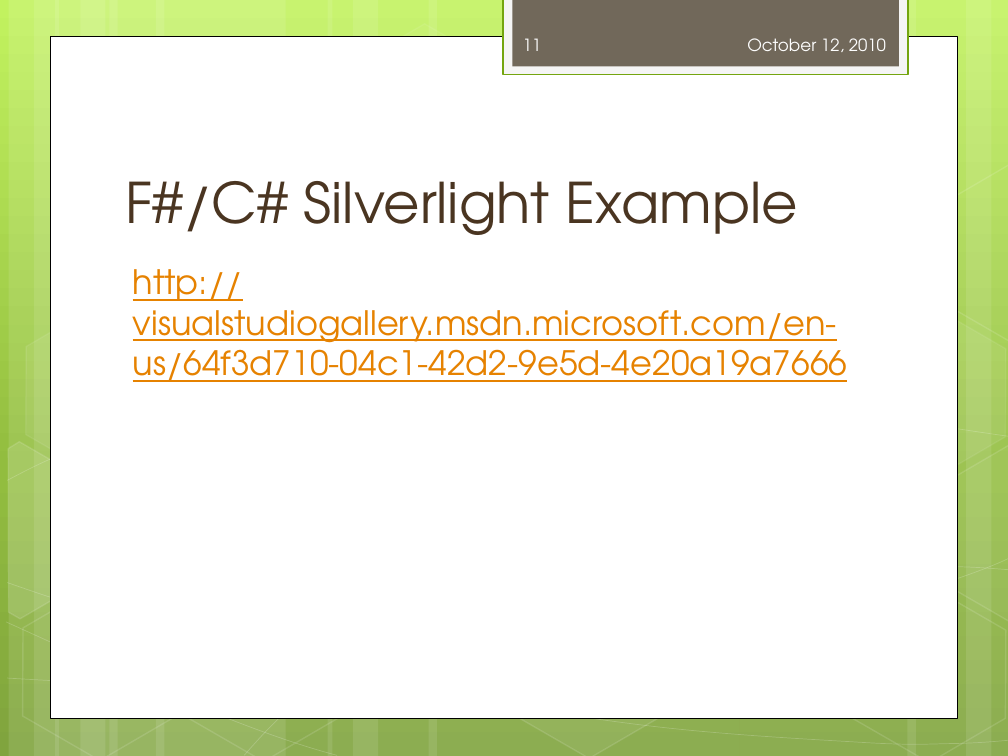
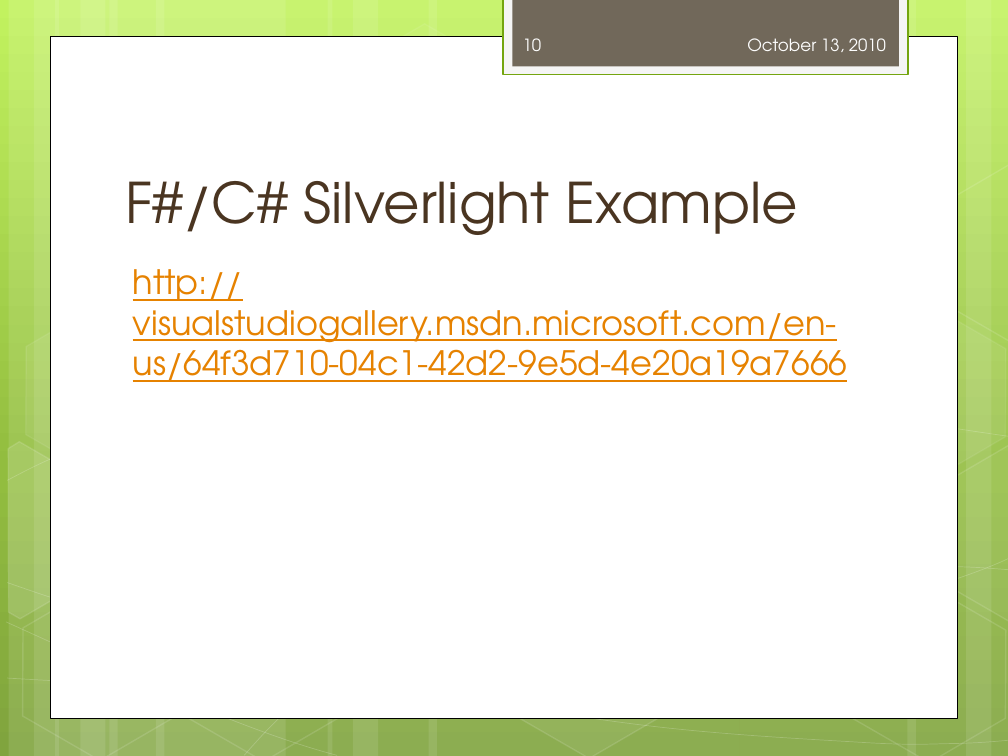
Before and after one commit to dmohl/GettingStartedWithWebDevInFSharpPresentation, a slide deck: slide 10 of Getting Started with Web Development in F#.pptx (slide 11 before the commit). Drawn at 1008x756 pixels with LibreOffice and Linux fonts; fonts in the diff are those of the drawing. Boxes give left, top, right and bottom in pixels: in the first picture for what was removed or moved away, otherwise in the second. Text is boxed around its words. In the diff, an @@ line names an element or a change of style, - is before the commit and + after.

```diff
--- a/Getting Started with Web Development in F#.pptx
+++ b/Getting Started with Web Development in F#.pptx
@@ page number at <box>523,38,542,51</box>: text changed @@
-11
+10
@@ text at <box>747,38,886,52</box>: text changed @@
-October 12, 2010
+October 13, 2010
```
Also in this commit, not shown: 11 other slides changed, 4 slides added, 5 slides removed.
